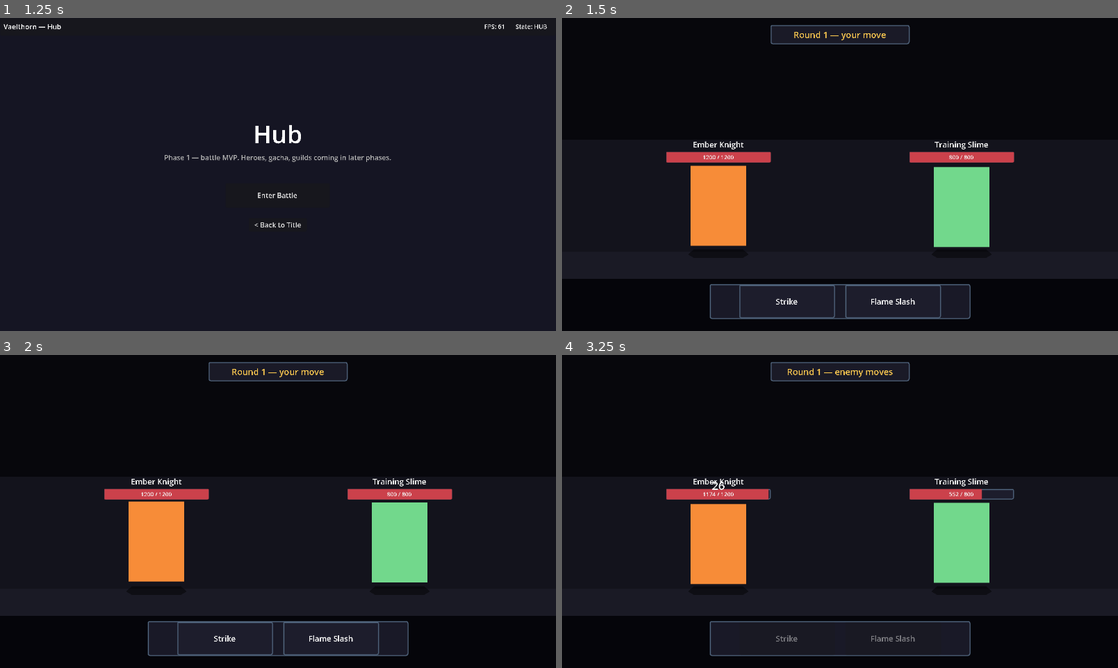
Above: before the commit, frames 1-4 (two rows, left to right).
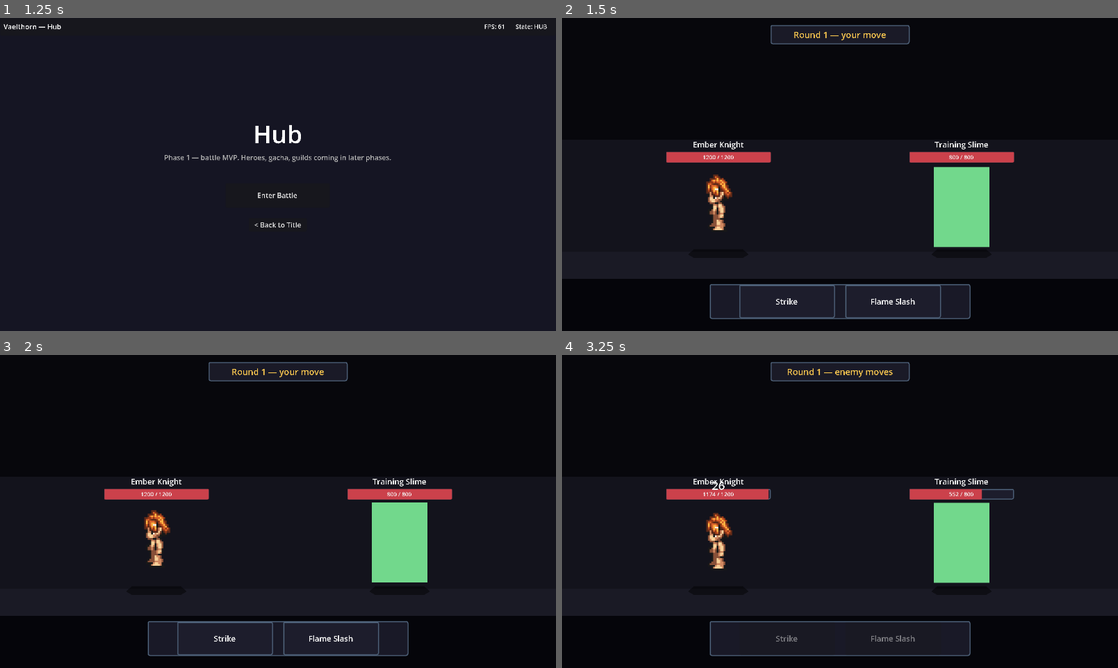
Above: after the commit, the same moments.

Repository: joppe2001/Vaelthorn
Game: Godot game, scene res://scenes/title/title.tscn
The game is run twice, just before and just after one commit, with the same random seed, the same clock (stepped at 60 frames per second) and the same inputs.
Inputs:
- Up to frame 1 (1.25 s): tap Enter at 0.5 s
- Up to frame 2 (1.5 s): click "Enter Battle" at 1.25 s
- Up to frame 3 (2 s): no input
- Up to frame 4 (3.25 s): click "Strike" at 2 s

Frame 1 is identical in both runs. In frame 2, 2.6% of the frame differs, in the area x 23-34%, y 47-73%; in frame 3, 2.6%, in the area x 23-34%, y 46-73%; in frame 4, 2.6%.

Commit message:
feat: Phase 1.5b — Ember Knight now uses real Mana Seed pixel art
The placeholder Polygon2D for Ember Knight is replaced with a composited
Mana Seed sprite: base human body (humn_v01) layered with orange spiky
hair (spk2_v05) — composited via ImageMagick into a single 512x512 sheet.

Architecture:
- HeroData gets three new optional visual fields:
    idle_frames: SpriteFrames  (when set, swaps Polygon2D for AnimatedSprite2D)
    sprite_scale: float        (integer for pixel-perfect; default 4.0)
    sprite_y_offset: float     (visual feet -> unit origin alignment; default -96)
- The Unit scene now hosts both children under SpriteHolder:
    Polygon2D (placeholder, visible when idle_frames is null)
    AnimatedSprite2D (real art, visible when idle_frames is set)
  The bob + scale-punch tween affects SpriteHolder so both react identically.
- bind() picks which to show based on idle_frames presence.
- Hit-flash now flashes modulate on AnimatedSprite2D and color on Polygon2D.
- Slime keeps the Polygon2D placeholder until we import enemy art
  (separate creature pack, future phase).

Content:
- assets/sprites/manaseed/ember_knight/idle_sheet.png (composited).
- data/spriteframes/ember_knight_idle.tres — single-frame idle anim,
  Row 4 Col 1 (region 0,192,64,64) = facing right.
- ember_knight.tres now references the SpriteFrames + sets scale/offset.

Attribution:
- CREDITS.md updated to credit Seliel the Shaper / Mana Seed Character
  Base + Hairstyle Pack. License: commercial use OK per pack terms.
  Source PNGs not redistributed — only the composited result.

The slime remains as a placeholder. Visual contrast between "real
pixel-art hero" and "polygon enemy" is intentional — Phase 2 imports
proper monster art when we add the enemy roster.

Diff:
--- a/data/heroes/ember_knight.tres
+++ b/data/heroes/ember_knight.tres
@@ -1,6 +1,7 @@
-[gd_resource type="Resource" script_class="HeroData" load_steps=2 format=3]
+[gd_resource type="Resource" script_class="HeroData" load_steps=3 format=3]
 
 [ext_resource type="Script" path="res://scripts/data/hero_data.gd" id="1_hero"]
+[ext_resource type="SpriteFrames" path="res://data/spriteframes/ember_knight_idle.tres" id="2_frames"]
 
 [resource]
 script = ExtResource("1_hero")
@@ -23,3 +24,6 @@
 ultimate_id = ""
 passive_id = ""
 sprite_color = Color(0.97, 0.55, 0.22, 1)
+idle_frames = ExtResource("2_frames")
+sprite_scale = 4.0
+sprite_y_offset = -96.0
--- /dev/null
+++ b/data/spriteframes/ember_knight_idle.tres
@@ -0,0 +1,18 @@
+[gd_resource type="SpriteFrames" load_steps=3 format=3]
+
+[ext_resource type="Texture2D" path="res://assets/sprites/manaseed/ember_knight/idle_sheet.png" id="1_tex"]
+
+[sub_resource type="AtlasTexture" id="AtlasTexture_idle_right_0"]
+atlas = ExtResource("1_tex")
+region = Rect2(0, 192, 64, 64)
+
+[resource]
+animations = [{
+"frames": [{
+"duration": 1.0,
+"texture": SubResource("AtlasTexture_idle_right_0")
+}],
+"loop": true,
+"name": &"idle",
+"speed": 1.0
+}]
--- a/scenes/battle/battle.gd
+++ b/scenes/battle/battle.gd
@@ -53,7 +53,14 @@
 	_player_hp = int(_player_stats.hp)
 	_enemy_hp = int(_enemy_stats.hp)
 
-	_player_unit.bind(_player_hero.display_name, _player_hero.sprite_color, _player_hp)
+	_player_unit.bind(
+		_player_hero.display_name,
+		_player_hero.sprite_color,
+		_player_hp,
+		_player_hero.idle_frames,
+		_player_hero.sprite_scale,
+		_player_hero.sprite_y_offset,
+	)
 	_enemy_unit.bind(_enemy.display_name, _enemy.sprite_color, _enemy_hp)
 
 	_basic_btn.text = _label_for_skill(_player_hero.skill_ids[0] if _player_hero.skill_ids.size() > 0 else "")
--- a/scenes/battle/unit.gd
+++ b/scenes/battle/unit.gd
@@ -1,12 +1,15 @@
 extends Node2D
 ## Visual representation of a combatant in the battle scene.
 ##
-## Phase 1.5: bigger sprite, idle bob, ground shadow, styled HP bar.
-## Phase 2+: SpriteHolder will host AnimatedSprite2D (Mana Seed frames)
-## instead of the placeholder Polygon2D.
+## Phase 1.5b: dual-mode sprite —
+##   - if `idle_frames` is passed to bind(): show AnimatedSprite2D with real art
+##   - otherwise: fall back to the Polygon2D placeholder
+## Both children live under SpriteHolder so the idle bob + scale-punch tween
+## affects whichever is visible.
 
 @onready var _sprite_holder: Node2D = $SpriteHolder
 @onready var _sprite: Polygon2D = $SpriteHolder/Sprite
+@onready var _anim_sprite: AnimatedSprite2D = $SpriteHolder/AnimatedSprite
 @onready var _shadow: Polygon2D = $Shadow
 @onready var _name_label: Label = $UIRoot/NameLabel
 @onready var _hp_bar: ProgressBar = $UIRoot/HPBar
@@ -14,7 +17,7 @@
 
 var _base_color: Color = Color.WHITE
 var _t: float = 0.0
-var _bob_offset: float = 0.0
+var _using_anim_sprite: bool = false
 
 
 func _ready() -> void:
@@ -25,15 +28,29 @@
 func _process(delta: float) -> void:
 	# Gentle idle bob — sin wave, 3-pixel amplitude, ~2s period.
 	_t += delta * 2.4
-	var bob: float = sin(_t) * 3.0
-	_sprite_holder.position.y = bob
-	_bob_offset = bob
+	_sprite_holder.position.y = sin(_t) * 3.0
 
 
-func bind(unit_name: String, color: Color, max_hp: int) -> void:
+func bind(unit_name: String, color: Color, max_hp: int, idle_frames: SpriteFrames = null, sprite_scale: float = 4.0, sprite_y_offset: float = -96.0) -> void:
 	_name_label.text = unit_name
-	_sprite.color = color
-	_base_color = color
+
+	if idle_frames != null:
+		_using_anim_sprite = true
+		_sprite.visible = false
+		_anim_sprite.visible = true
+		_anim_sprite.sprite_frames = idle_frames
+		_anim_sprite.scale = Vector2(sprite_scale, sprite_scale)
+		_anim_sprite.position = Vector2(0, sprite_y_offset)
+		if idle_frames.has_animation(&"idle"):
+			_anim_sprite.animation = &"idle"
+			_anim_sprite.play()
+	else:
+		_using_anim_sprite = false
+		_sprite.visible = true
+		_anim_sprite.visible = false
+		_sprite.color = color
+		_base_color = color
+
 	_hp_bar.max_value = max_hp
 	_hp_bar.value = max_hp
 	_hp_label.text = "%d / %d" % [max_hp, max_hp]
@@ -45,12 +62,16 @@
 	_hp_label.text = "%d / %d" % [current, max_hp]
 	_update_hp_color(current, max_hp)
 
-	# Hit flash on the sprite color
+	# Hit flash on whichever sprite is active
 	var flash := create_tween()
-	flash.tween_property(_sprite, "color", Color(1.4, 1.4, 1.4, 1.0), 0.04)
-	flash.tween_property(_sprite, "color", _base_color, 0.18)
+	if _using_anim_sprite:
+		flash.tween_property(_anim_sprite, "modulate", Color(1.6, 1.6, 1.6, 1.0), 0.04)
+		flash.tween_property(_anim_sprite, "modulate", Color.WHITE, 0.18)
+	else:
+		flash.tween_property(_sprite, "color", Color(1.4, 1.4, 1.4, 1.0), 0.04)
+		flash.tween_property(_sprite, "color", _base_color, 0.18)
 
-	# Scale punch on the sprite holder
+	# Scale punch on the sprite holder (affects both children equally)
 	var punch := create_tween()
 	punch.tween_property(_sprite_holder, "scale", Vector2(1.06, 0.94), 0.06)
 	punch.tween_property(_sprite_holder, "scale", Vector2(1.0, 1.0), 0.12)
@@ -62,7 +83,6 @@
 
 
 func _update_hp_color(current: int, max_hp: int) -> void:
-	# Swap to a desaturated red when HP drops below 25%.
 	var ratio: float = float(current) / float(max(max_hp, 1))
 	var fill_style: StyleBoxFlat = _hp_bar.get("theme_override_styles/fill")
 	if fill_style == null:
--- a/scenes/battle/unit.tscn
+++ b/scenes/battle/unit.tscn
@@ -34,6 +34,11 @@
 polygon = PackedVector2Array(-64, -200, 64, -200, 64, -16, -64, -16)
 color = Color(0.976, 0.78, 0.31, 1)
 
+[node name="AnimatedSprite" type="AnimatedSprite2D" parent="SpriteHolder"]
+visible = false
+position = Vector2(0, -96)
+scale = Vector2(4, 4)
+
 [node name="UIRoot" type="Control" parent="."]
 offset_left = -120.0
 offset_top = -262.0
--- a/scripts/data/hero_data.gd
+++ b/scripts/data/hero_data.gd
@@ -32,5 +32,15 @@
 ## Optional always-on passive id (Phase 2+).
 @export var passive_id: String = ""
 
-@export_group("Visuals (placeholder until sprite import)")
+@export_group("Visuals")
+## Fallback color tint when no SpriteFrames are set (placeholder Polygon2D).
 @export var sprite_color: Color = Color(0.97, 0.78, 0.31, 1.0)
+## When set, the Unit shows an AnimatedSprite2D using these frames instead of
+## the Polygon2D placeholder. Leave null for entities without art yet.
+@export var idle_frames: SpriteFrames = null
+## Integer scale applied to the AnimatedSprite2D. Must be an integer for
+## pixel-perfect rendering.
+@export var sprite_scale: float = 4.0
+## Y offset of the AnimatedSprite2D relative to the unit's feet (origin).
+## Tune this per hero so the visual feet line up with the ground.
+@export var sprite_y_offset: float = -96.0
Binary file added: assets/sprites/manaseed/ember_knight/idle_sheet.png
Not shown, added: scripts/util/palette.gd.uid
Not shown, changed: assets/CREDITS.md
